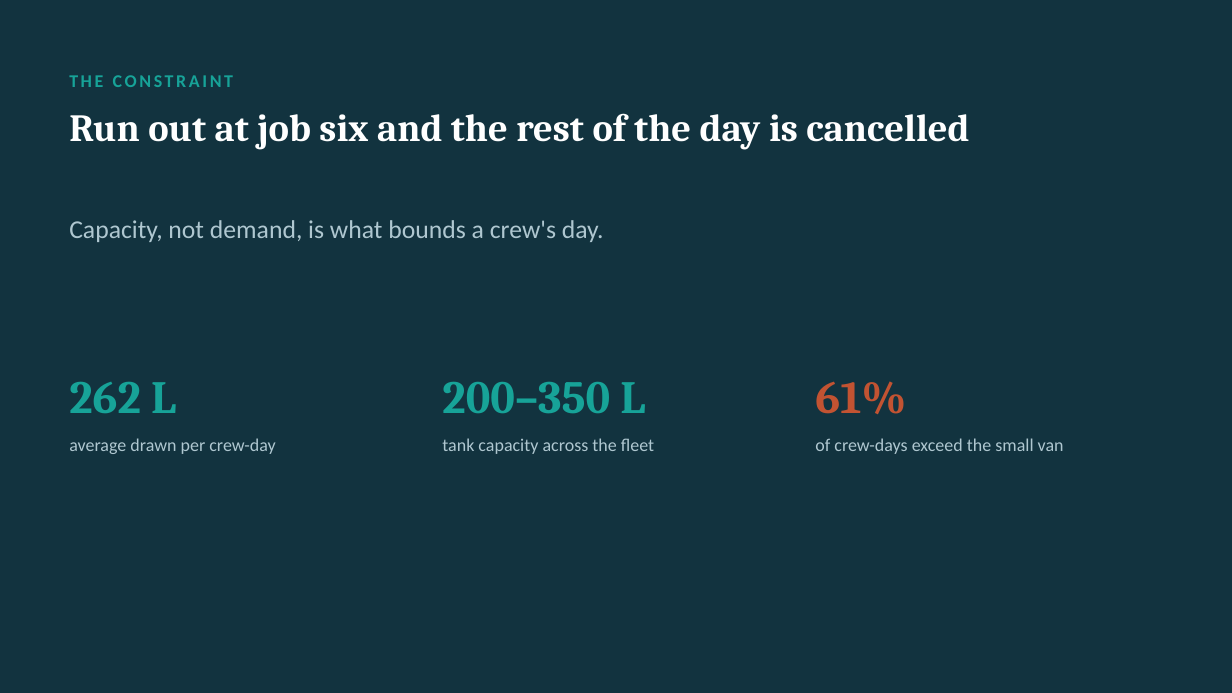
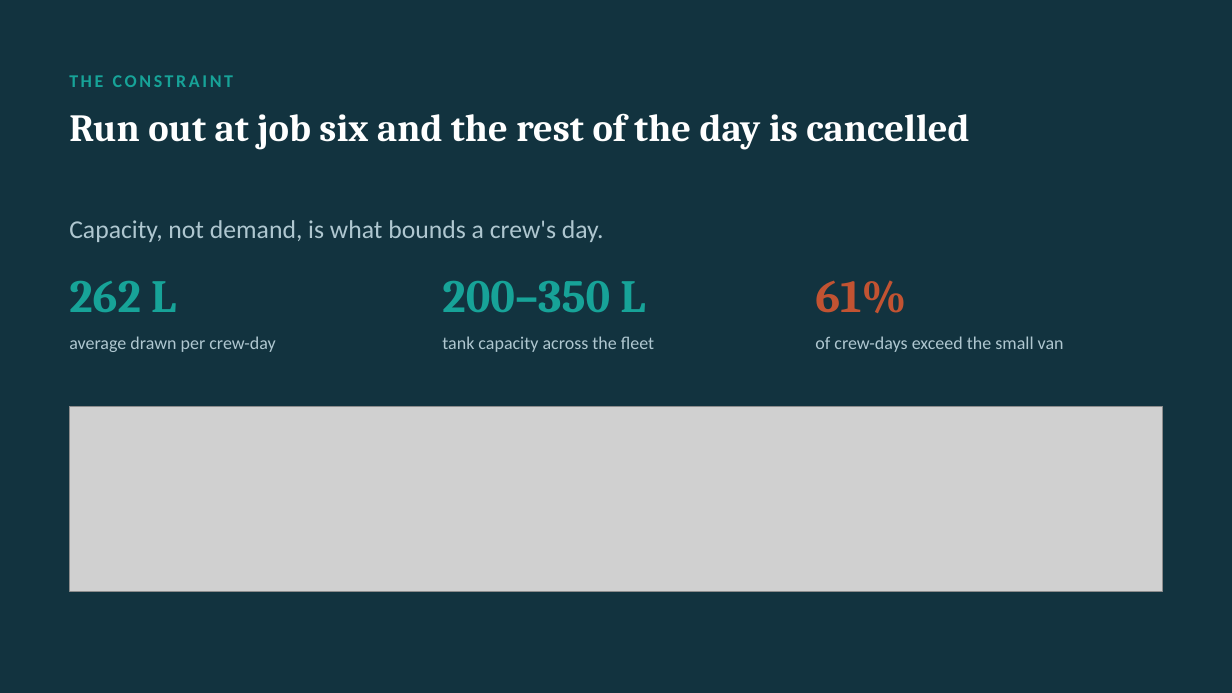
Before and after one commit to namanphogat0003-commits/doorstep-A07-water-supplies, a slide deck: slide 2 of paper/A7_slides.pptx. Drawn at 1232x693 pixels with LibreOffice and Linux fonts; fonts in the diff are those of the drawing; grey boxes stand for pictures. Boxes give left, top, right and bottom in pixels: in the first picture for what was removed or moved away, otherwise in the second. Text is boxed around its words. In the diff, an @@ line names an element or a change of style, - is before the commit and + after.

```diff
--- a/paper/A7_slides.pptx
+++ b/paper/A7_slides.pptx
@@ 5 texts moved together from (x1=69, y1=381, x2=1064, y2=454) to (x1=69, y1=280, x2=1064, y2=352) @@
@@ text "tank capacity across the fleet" moved from (x1=442, y1=438, x2=654, y2=454) to (x1=442, y1=336, x2=654, y2=352) @@
@@ picture added at (x1=69, y1=407, x2=1163, y2=592) @@
```
Also in this commit, not shown: 3 other slides changed, 4 other files.
